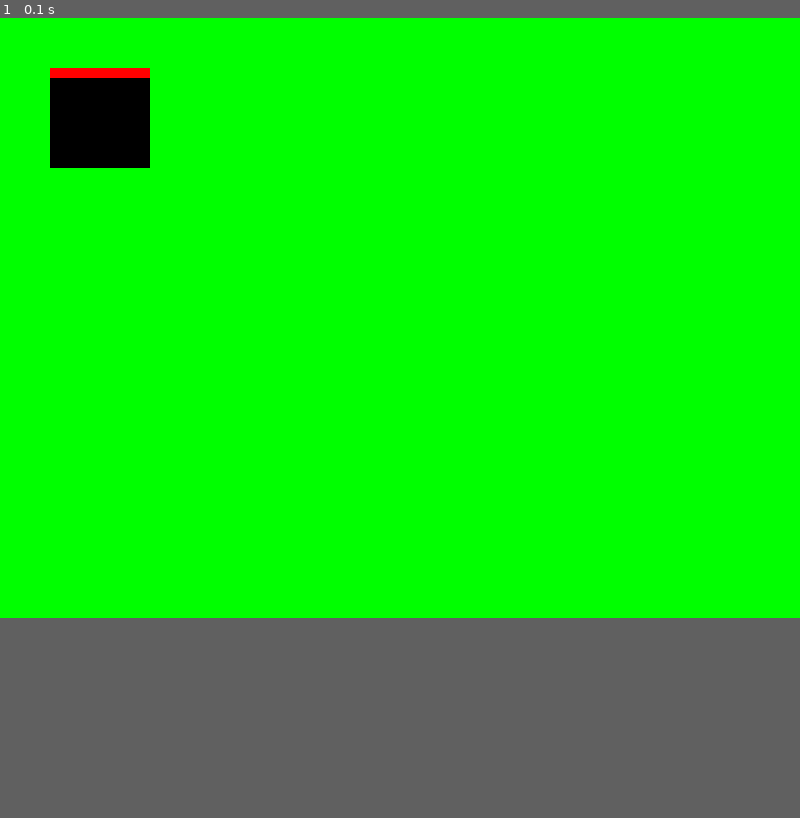
Above: before the commit, frame 1.
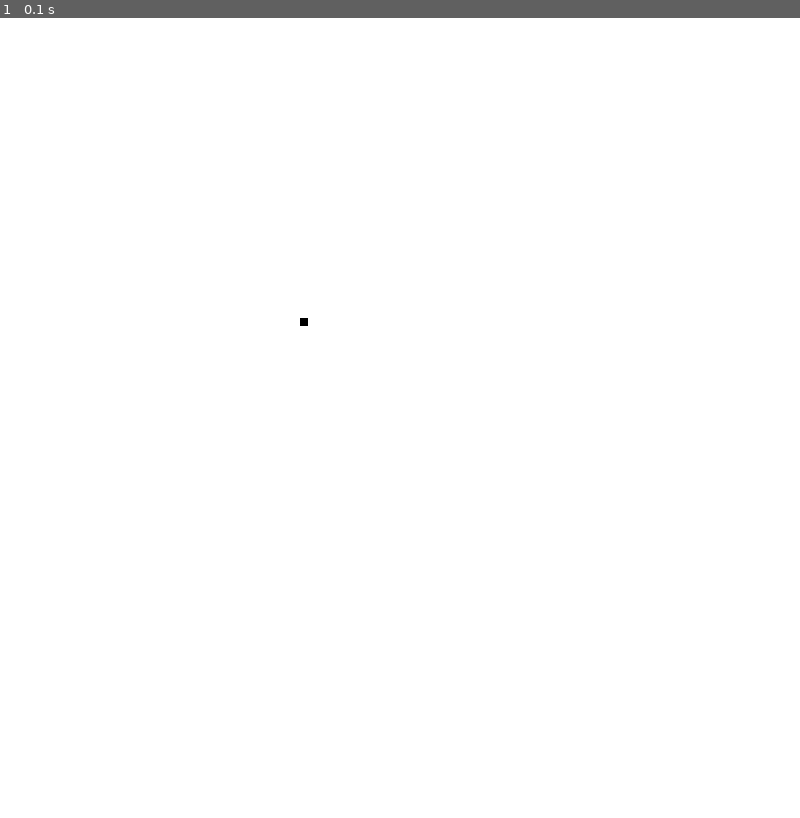
Above: after the commit, the same moment.

Repository: AmaltheaDust/PyGame
Game: pygame game, started from example1.py
Same seed, same stepped clock (60 frames per second), same inputs: the game is played once before the commit and once after it.
Inputs:
- Up to frame 1 (0.1 s): no input
In our replay, the window is 800x600 before the commit and 800x800 after it. These sizes can differ from the game's own. Grey fills any space a smaller window leaves; there, only what the larger window draws over its background counts as a difference.

The runs differ from the first frame. In frame 1, 75% of the frame differs, in the area x 0-100%, y 0-75%.

Commit message:
directional keys added, lots of initial housekeeping added.

Diff:
--- a/example1.py
+++ b/example1.py
@@ -1,9 +1,10 @@
 import pygame
+
 
 pygame.init()
 
 screenw = 800
-screenh = 600
+screenh = 800
 
 white = (255, 255, 255)
 black = (0, 0, 0)
@@ -17,18 +18,47 @@
 pygame.display.update()
 
 gameExit = False
+
+#variables for snake
+lead_x = 300
+lead_y = 300
+lead_x_change = 0
+lead_y_change = 0
+
+clock = pygame.time.Clock()
+
 while not gameExit:
     # event handler
     for event in pygame.event.get():
         if event.type == pygame.QUIT:
             gameExit = True
+        if event.type == pygame.KEYDOWN:
+            if event.key == pygame.K_LEFT:
+                lead_x_change = -10
+                lead_y_change = 0
+            elif event.key == pygame.K_RIGHT:
+                lead_x_change = 10
+                lead_y_change = 0
+            elif event.key == pygame.K_UP:
+                lead_y_change = -10
+                lead_x_change = 0
+            elif event.key == pygame.K_DOWN:
+                lead_y_change = 10
+                lead_x_change = 0
 
-    # general game logic
-    gameDisplay.fill(green)
-    pygame.draw.rect(gameDisplay, black, [50, 50, 100, 100])
-    pygame.draw.rect(gameDisplay, red, [50, 50, 100, 10])
+    # snake logic
+    if lead_x > screenw or lead_x < 0 or lead_y > screenh or lead_y < 0:
+        gameExit = True
 
+    lead_x += lead_x_change
+    lead_y += lead_y_change
+
+    # color logic
+    gameDisplay.fill(white)
+    pygame.draw.rect(gameDisplay, black, [lead_x, lead_y, screenw / 100, screenh / 100])
     pygame.display.update()
+
+    clock.tick(120)
 
 pygame.quit()
 quit()
